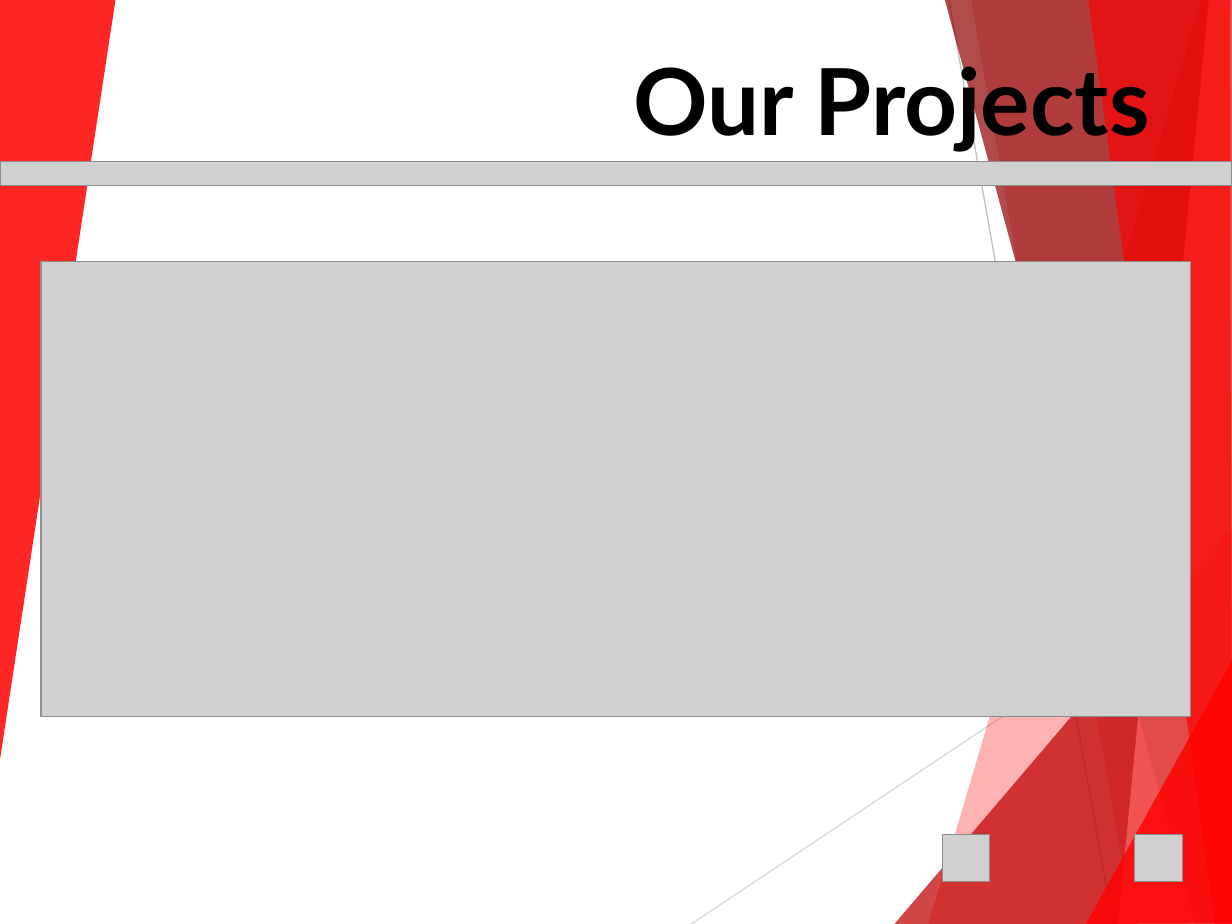
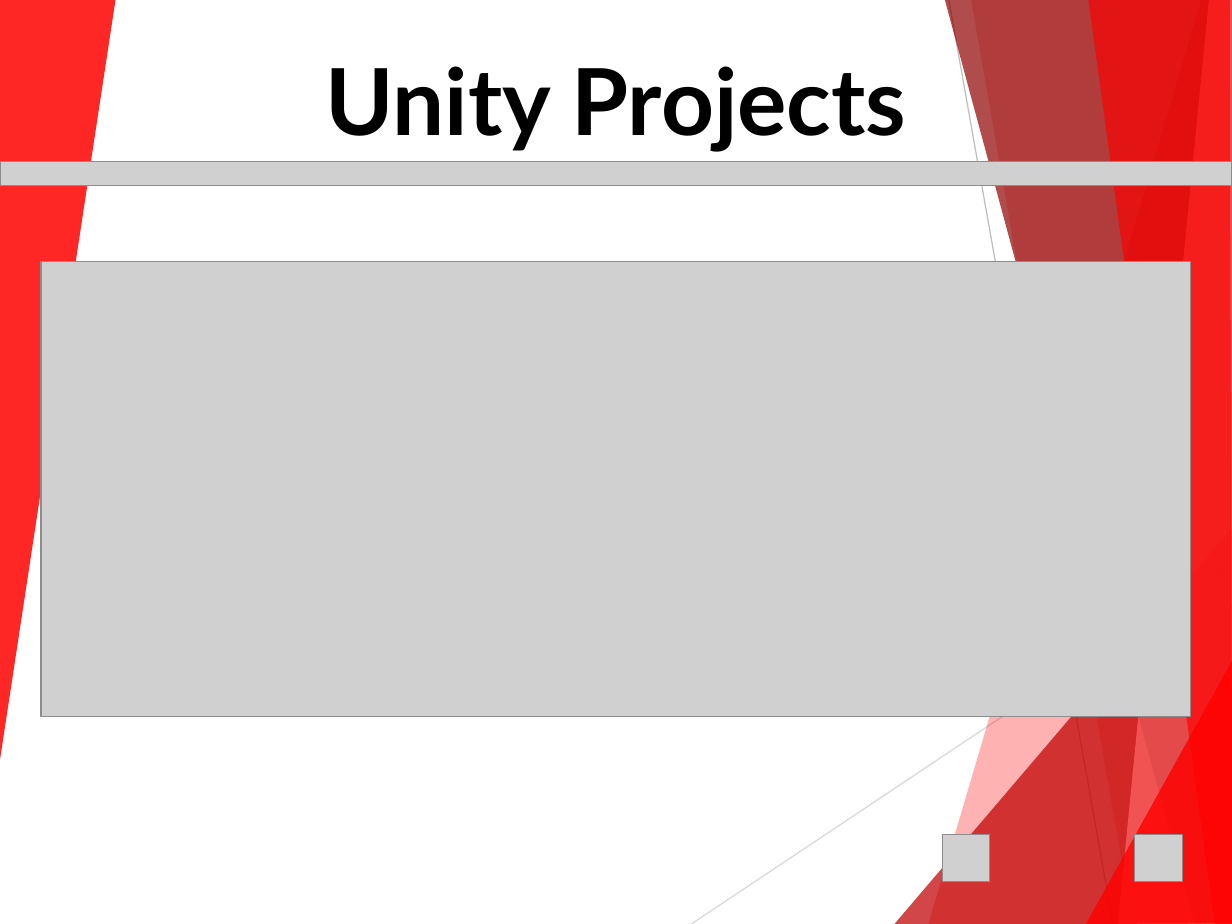
Before and after one commit to lskk/Pathfinding_Adventures, a slide deck: slide 19 of 23215385-PathAdventure-Document/Pathfinding Adventure - 23215385.ppt (slide 5 before the commit). Drawn at 1232x924 pixels with LibreOffice and Linux fonts; fonts in the diff are those of the drawing; grey boxes stand for pictures; background and template pictures are left out. Boxes give left, top, right and bottom in pixels: in the first picture for what was removed or moved away, otherwise in the second. Text is boxed around its words. In the diff, an @@ line names an element or a change of style, - is before the commit and + after.

Commit message:
Path Adventure - Coordinat & Running - Project Updates

```diff
--- a/23215385-PathAdventure-Document/Pathfinding Adventure - 23215385.ppt
+++ b/23215385-PathAdventure-Document/Pathfinding Adventure - 23215385.ppt
@@ title at [326,66,906,152]: text changed @@
-Our Projects
+Unity Projects
```
Also in this commit, not shown: 6 other slides changed, 14 slides added, 7 other files.
